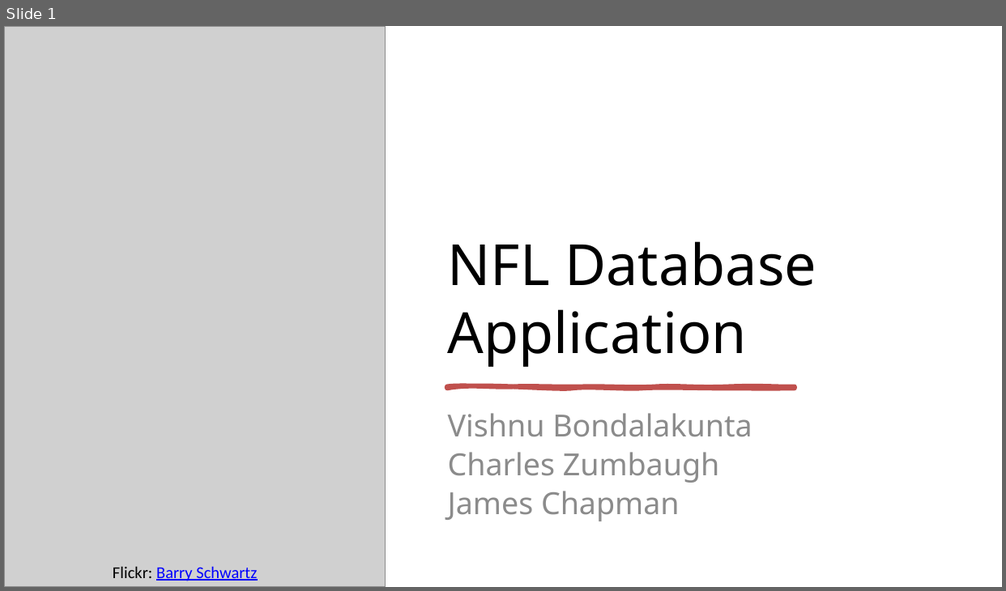
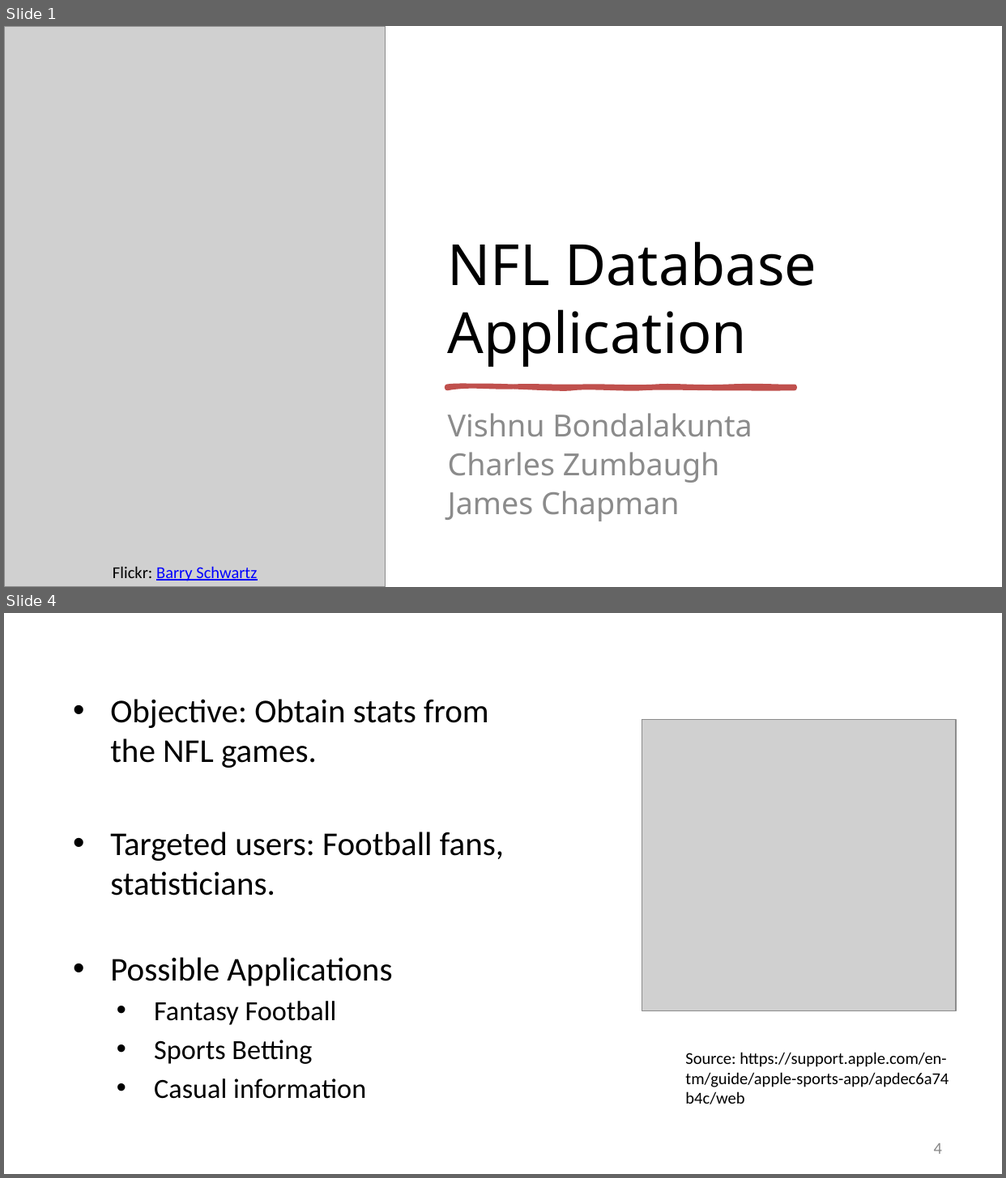
Before and after one commit to JamesChapmanNV/NFL_Database_App, a slide deck: docs/Project Presentation/NFL_Database_Presentation.pptx. Shown one above the other, each under a label of ours: slide 1 before the commit, slides 1 and 4 after it; the slides between them are not shown. The pictures are 1006x591 and 1006x1178 pixels, drawn with LibreOffice and Linux fonts; fonts in the diff are those of the drawing; grey boxes stand for pictures; background and template pictures are left out. Boxes give left, top, right and bottom in pixels: in the first picture for what was removed or moved away, otherwise in the second. Text is boxed around its words. In the diff, an @@ line names an element or a change of style, - is before the commit and + after.

```diff
--- a/docs/Project Presentation/NFL_Database_Presentation.pptx
+++ b/docs/Project Presentation/NFL_Database_Presentation.pptx
@@ slide 4 added at bbox=[4, 613, 1002, 1174], background picture (left out) @@
@@ text added at bbox=[110, 699, 504, 1099], 24 pt, text #000000 @@
+• Objective: Obtain stats from the NFL games.
+• Targeted users: Football fans, statisticians.
+• Possible Applications
+  • Fantasy Football
+  • Sports Betting
+  • Casual information
@@ picture added at bbox=[641, 720, 955, 1012] @@
@@ title added at bbox=[154, 740, 226, 1064], 32 pt, text #FFFFFF @@
+NFL Sports App
@@ text added at bbox=[685, 1052, 948, 1105], 12 pt, text #000000 @@
+Source: https://support.apple.com/en-tm/guide/apple-sports-app/apdec6a74b4c/web
@@ text added at bbox=[934, 1144, 942, 1154], 12 pt, text #898989 @@
+4
```
Also in this commit, not shown: 1 slide changed, 4 other slides added, 2 slides removed.
